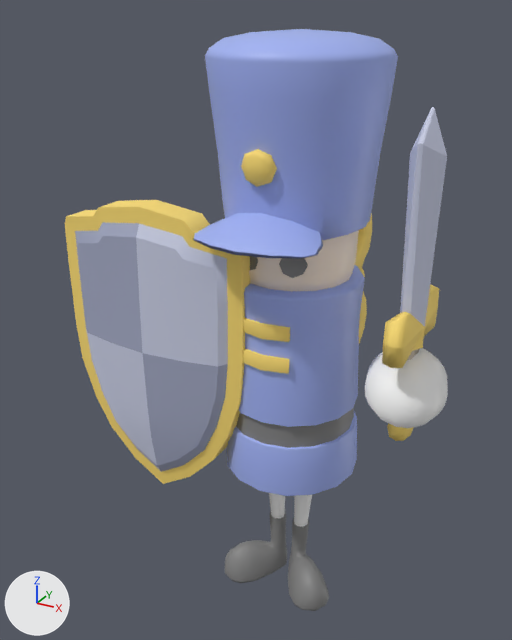
The FBX model Tiny_Breaker/Assets/Resources/Motion/Soldier/shield attack.fbx: old version first, new version second.
Camera for both pictures: a 50 mm lens placed at (0.111, -0.233, 0.238), pointed at (-0.022, 0.009, 0.117). The axes (+X, +Y, +Z) are drawn at lower left. The lights are the same throughout. Where no turn or scale is listed for an object, it has been applied to the vertices.

The first picture shows 'shield_model', 'soldier_rig:Body', 'soldier_rig:Hat', 'soldier_rig:Head', 'soldier_rig:L_Hand', 'sord_model'.
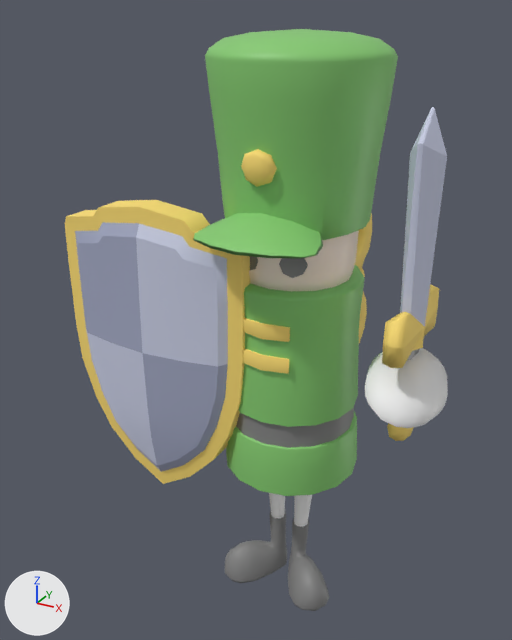
Changed parts and their boxes [x1, y1, x2, y2] in the pictures (512 x 640 px):
part 1 of me_mesh_005, recoloured (blue to green): [226, 265, 365, 496] in both
part 2 of me_mesh_006, recoloured (blue to green): [193, 29, 398, 259] in both

The change, as a diff of the scene's bpy script:
```diff
--- a/Tiny_Breaker/Assets/Resources/Motion/Soldier/shield attack.fbx.py
+++ b/Tiny_Breaker/Assets/Resources/Motion/Soldier/shield attack.fbx.py
@@ mat_soldier_gun_gun_soldier_body @@
+mat_soldier_gun_gun_soldier_body = principled_material('soldier_gun:gun_soldier_body')
+mat_soldier_gun_gun_soldier_body.base_color = (0.237, 0.6, 0.165)  # green #86cb71
@@ me_mesh_005 @@
 me_mesh_005.from_pydata(...)  # 592 vertices, 632 faces; spans x -0.0282..0.0282, y -0.0282..0.0282, z 0.0..0.1461
 # used by ob_soldier_rig_body; location = (0.0, 0.0, 0.0)
+# me_mesh_005 part 1: all 220 faces that had it switch from mat_soldier_shield_shield_soldier_body (blue #a2b3f3) to mat_soldier_gun_gun_soldier_body (green #86cb71)
 me_mesh_005.materials.append(mat_soldier_rig_soldier_hand)
-me_mesh_005.materials.append(mat_soldier_rig_soldier_symbol)  # yellow #ffdf74
 me_mesh_005.materials.append(mat_soldier_rig_soldier_boots)
+me_mesh_005.materials.append(mat_soldier_symbol)  # yellow #ffdf74
@@ me_mesh_006 @@
 me_mesh_006.from_pydata(...)  # 242 vertices, 264 faces; spans x -0.0328..0.0328, y -0.0455..0.0328, z 0.1603..0.2267
 # used by ob_soldier_rig_hat; location = (0.0, 0.0, 0.0052)
-me_mesh_006.materials.append(mat_soldier_rig_soldier_symbol)  # yellow #ffdf74
+# me_mesh_006 part 2: all 240 faces that had it switch from mat_soldier_shield_shield_soldier_body (blue #a2b3f3) to mat_soldier_gun_gun_soldier_body (green #86cb71)
+me_mesh_006.materials.append(mat_soldier_symbol)  # yellow #ffdf74
```
